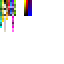
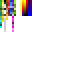
The second 64 × 64 image is a revision of the first. Changes to its layers:
painted on "Paint Layer 1" over (20, 0, 24, 16)
